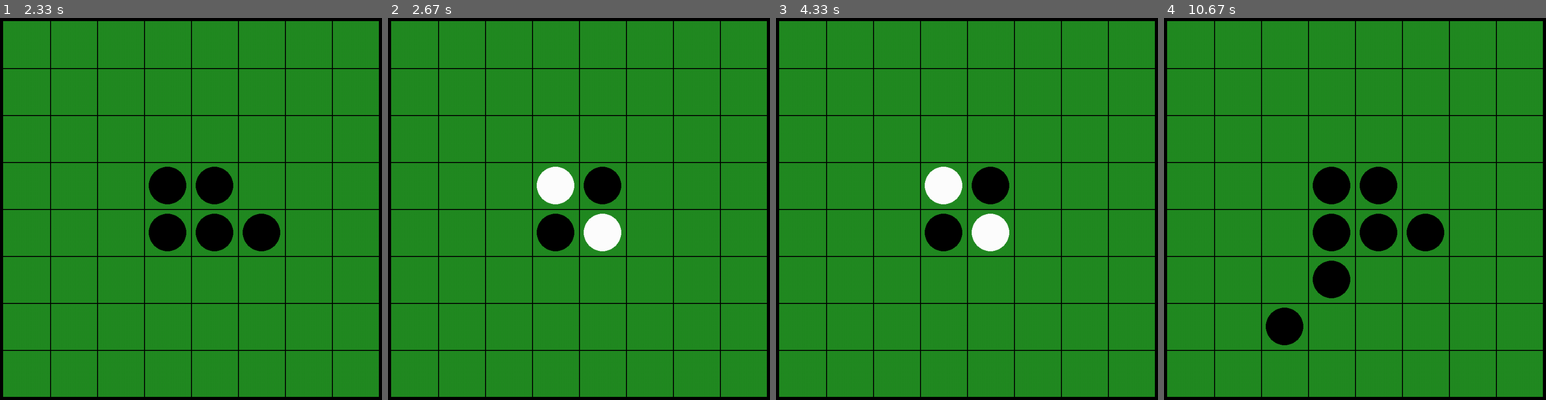
Above: before the commit, frames 1-4 (left to right).
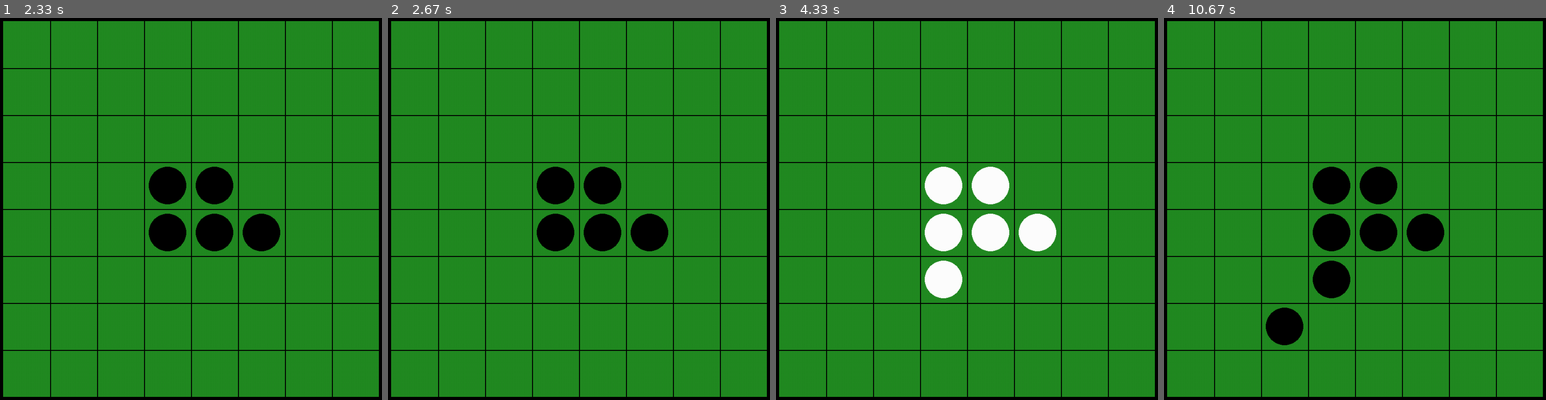
Above: after the commit, the same moments.

Repository: luiss-23/ProyOthello
Game: pygame game, started from Othello.py
Two runs of this game, one before a commit and one after it. Both use one fixed random seed, a clock stepped at 60 frames per second and the inputs below.
Inputs (mouse positions are in pixels of both pictures, inside the frame that each line leads up to):
- Up to frame 1 (2.33 s): type "1 (at the terminal prompt)" at 0 s; type "1 (at the terminal prompt)" at 0 s; click (339, 197) at 0.38 s; click (45, 140) at 0.85 s; move the mouse to (244, 251) at 1.17 s; click (244, 251) at 1.45 s; move the mouse to (198, 52) at 1.87 s; click (198, 52) at 2.22 s
- Up to frame 2 (2.67 s): no input
- Up to frame 3 (4.33 s): move the mouse to (967, 266) at 2.7 s; click (967, 266) at 3.12 s; move the mouse to (1142, 384) at 3.7 s; click (1142, 384) at 4.15 s
- Up to frame 4 (10.67 s): move the mouse to (1450, 174) at 4.7 s; click (1450, 174) at 5.17 s; move the mouse to (1286, 346) at 10.12 s; click (1286, 346) at 10.6 s

Frame 1 is identical in both runs. In frame 2, 2.3% of the frame differs, in the area x 38-74%, y 38-62%; in frame 3, 3.1%, in the area x 38-74%, y 38-74%; in frame 4, nothing differs.

Commit message:
ditaea pana

Diff:
--- a/Othello.py
+++ b/Othello.py
@@ -294,32 +294,33 @@
 
 game_over = False
 
+#Dibujo de fondo del tablero
+pygame.draw.rect(window, FOREST_GREEN, (100,100, 800,800))
+
+#Dibujo de lineas del tablero, horizontales y verticales
+pygame.draw.line(window, (0,0,0), (200,900), (200,100), 2)
+pygame.draw.line(window, (0,0,0), (300,900), (300,100), 2)
+pygame.draw.line(window, (0,0,0), (400,900), (400,100), 2)
+pygame.draw.line(window, (0,0,0), (500,900), (500,100), 2)
+pygame.draw.line(window, (0,0,0), (600,900), (600,100), 2)
+pygame.draw.line(window, (0,0,0), (700,900), (700,100), 2)
+pygame.draw.line(window, (0,0,0), (800,900), (800,100), 2)
+
+pygame.draw.line(window, (0,0,0), (100,200), (900,200), 2)
+pygame.draw.line(window, (0,0,0), (100,300), (900,300), 2)
+pygame.draw.line(window, (0,0,0), (100,400), (900,400), 2)
+pygame.draw.line(window, (0,0,0), (100,500), (900,500), 2)
+pygame.draw.line(window, (0,0,0), (100,600), (900,600), 2)
+pygame.draw.line(window, (0,0,0), (100,700), (900,700), 2)
+pygame.draw.line(window, (0,0,0), (100,800), (900,800), 2)
+
+#Dibujo de las fichas iniciales del juego
+pygame.draw.circle(window, WHITE, (450,450), 40)
+pygame.draw.circle(window, WHITE, (550,550), 40)
+pygame.draw.circle(window, BLACK, (450,550), 40)
+pygame.draw.circle(window, BLACK, (550,450), 40)
+
 while not game_over:
-	#Dibujo de fondo del tablero
-	pygame.draw.rect(window, FOREST_GREEN, (100,100, 800,800))
-
-	#Dibujo de lineas del tablero, horizontales y verticales
-	pygame.draw.line(window, (0,0,0), (200,900), (200,100), 2)
-	pygame.draw.line(window, (0,0,0), (300,900), (300,100), 2)
-	pygame.draw.line(window, (0,0,0), (400,900), (400,100), 2)
-	pygame.draw.line(window, (0,0,0), (500,900), (500,100), 2)
-	pygame.draw.line(window, (0,0,0), (600,900), (600,100), 2)
-	pygame.draw.line(window, (0,0,0), (700,900), (700,100), 2)
-	pygame.draw.line(window, (0,0,0), (800,900), (800,100), 2)
-
-	pygame.draw.line(window, (0,0,0), (100,200), (900,200), 2)
-	pygame.draw.line(window, (0,0,0), (100,300), (900,300), 2)
-	pygame.draw.line(window, (0,0,0), (100,400), (900,400), 2)
-	pygame.draw.line(window, (0,0,0), (100,500), (900,500), 2)
-	pygame.draw.line(window, (0,0,0), (100,600), (900,600), 2)
-	pygame.draw.line(window, (0,0,0), (100,700), (900,700), 2)
-	pygame.draw.line(window, (0,0,0), (100,800), (900,800), 2)
-
-	#Dibujo de las fichas iniciales del juego
-	pygame.draw.circle(window, WHITE, (450,450), 40)
-	pygame.draw.circle(window, WHITE, (550,550), 40)
-	pygame.draw.circle(window, BLACK, (450,550), 40)
-	pygame.draw.circle(window, BLACK, (550,450), 40)
 
 	for event in pygame.event.get():
 
